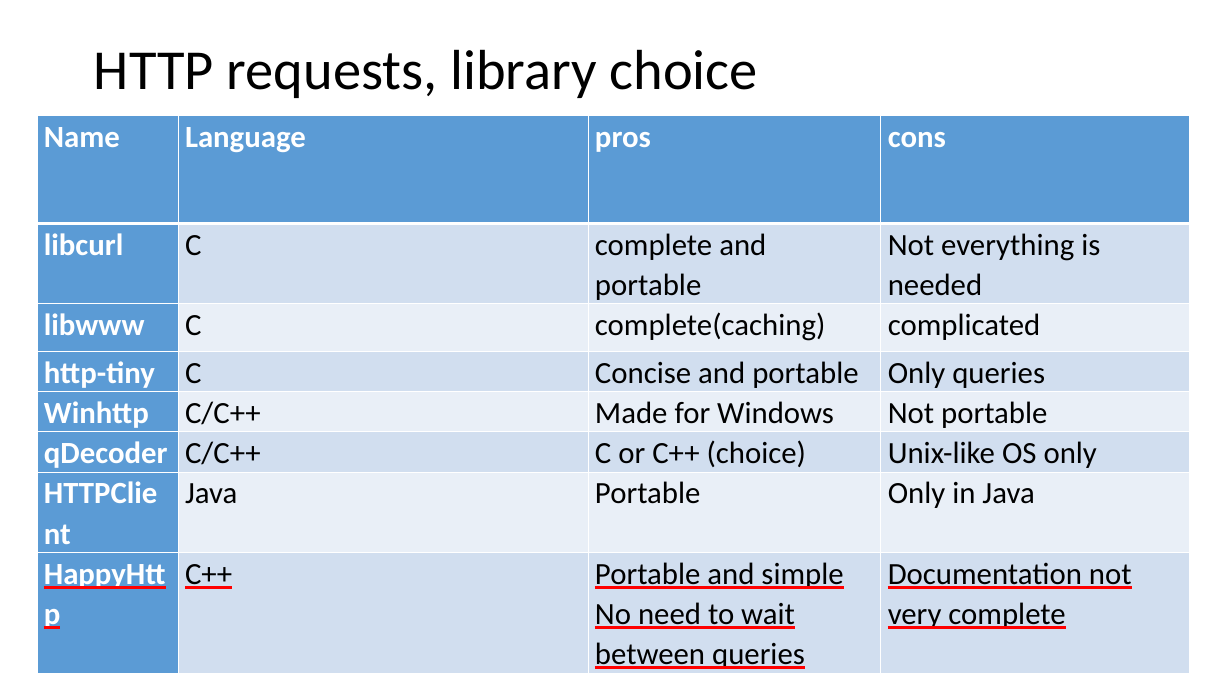
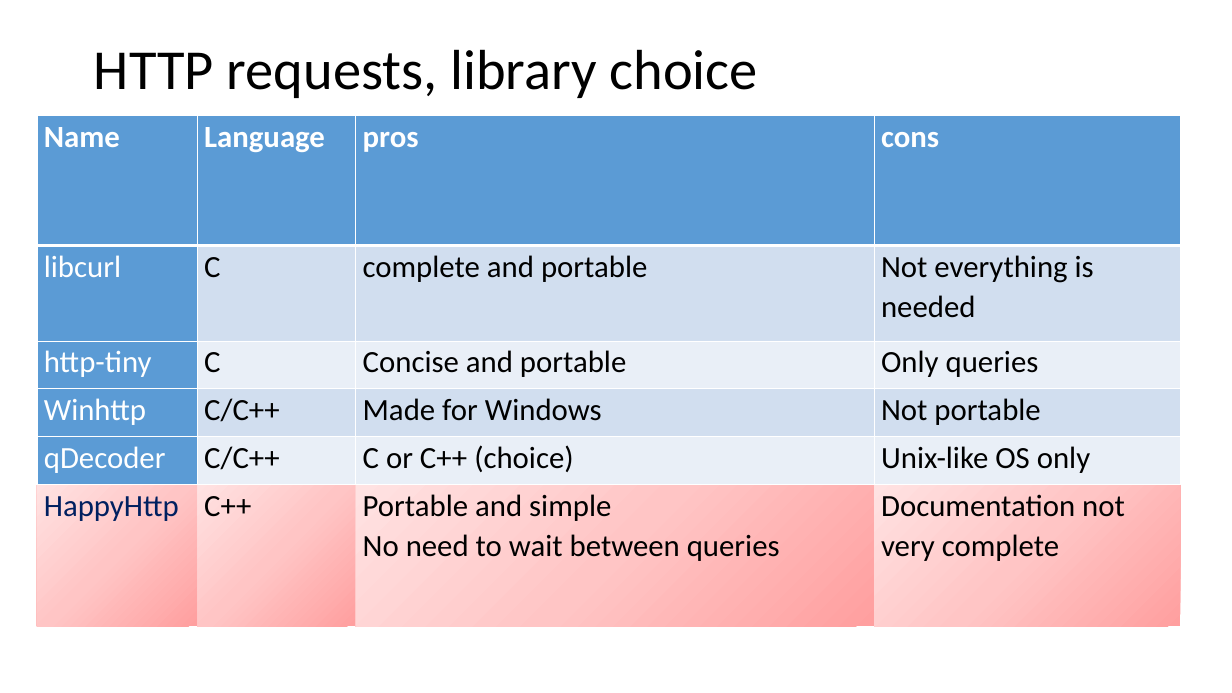
Before and after one commit to mmeven/EP_Domotique_Tablette, a slide deck: slide 2 of Rendu/Diapo_prototype_janvier.pptx. Drawn at 1232x693 pixels with LibreOffice and Linux fonts; fonts in the diff are those of the drawing. Boxes give left, top, right and bottom in pixels: in the first picture for what was removed or moved away, otherwise in the second. Text is boxed around its words. In the diff, an @@ line names an element or a change of style, - is before the commit and + after.

```diff
--- a/Rendu/Diapo_prototype_janvier.pptx
+++ b/Rendu/Diapo_prototype_janvier.pptx
@@ table at [37,116,1181,627] @@
-row 3: libwww | C | complete(caching) | complicated
-row 7: HTTPClient | Java | Portable | Only in Java
@@ table: place and size @@
-table at [37,116,1190,673]
+table at [37,116,1181,627]
```
Also in this commit, not shown: 1 other slide changed.
